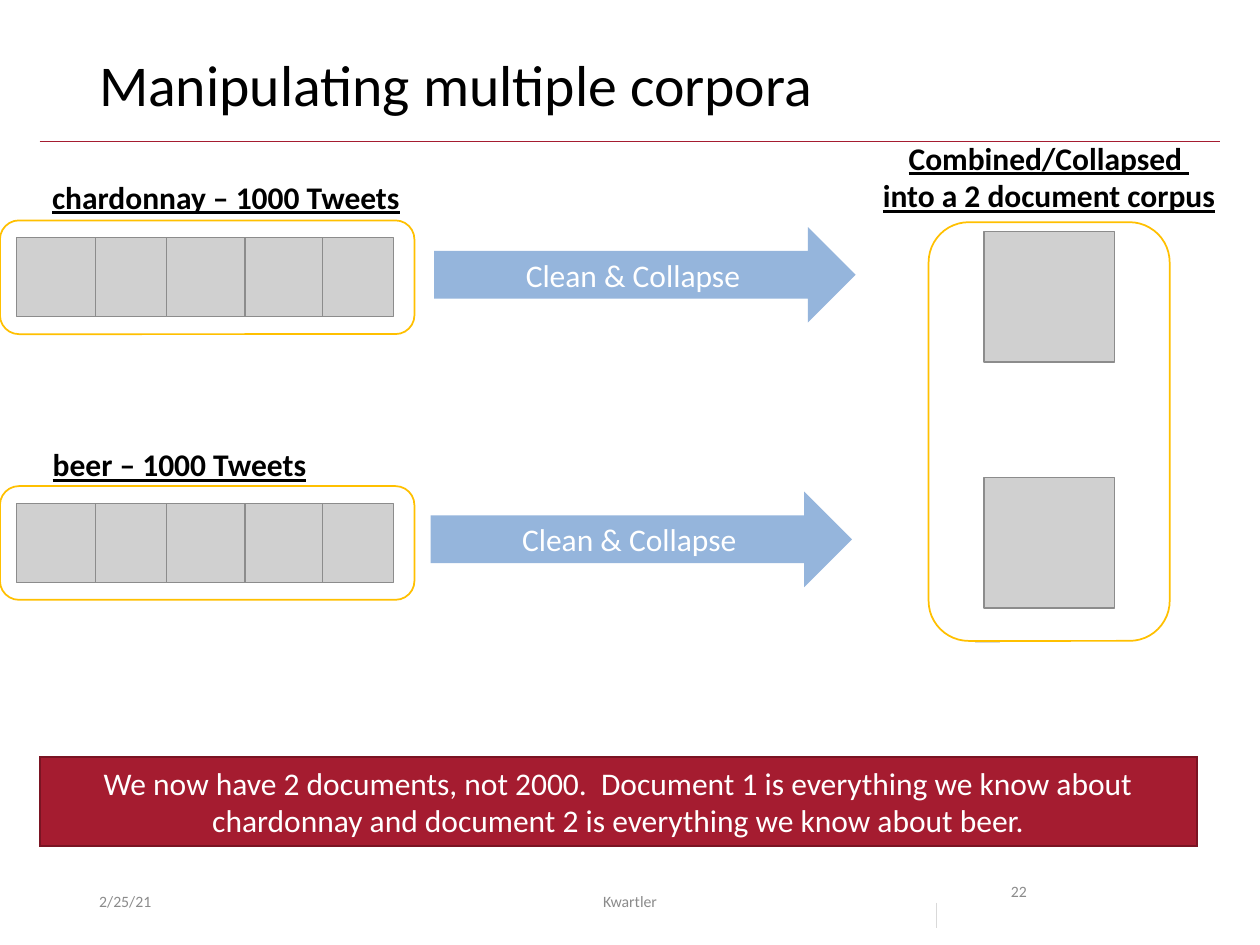
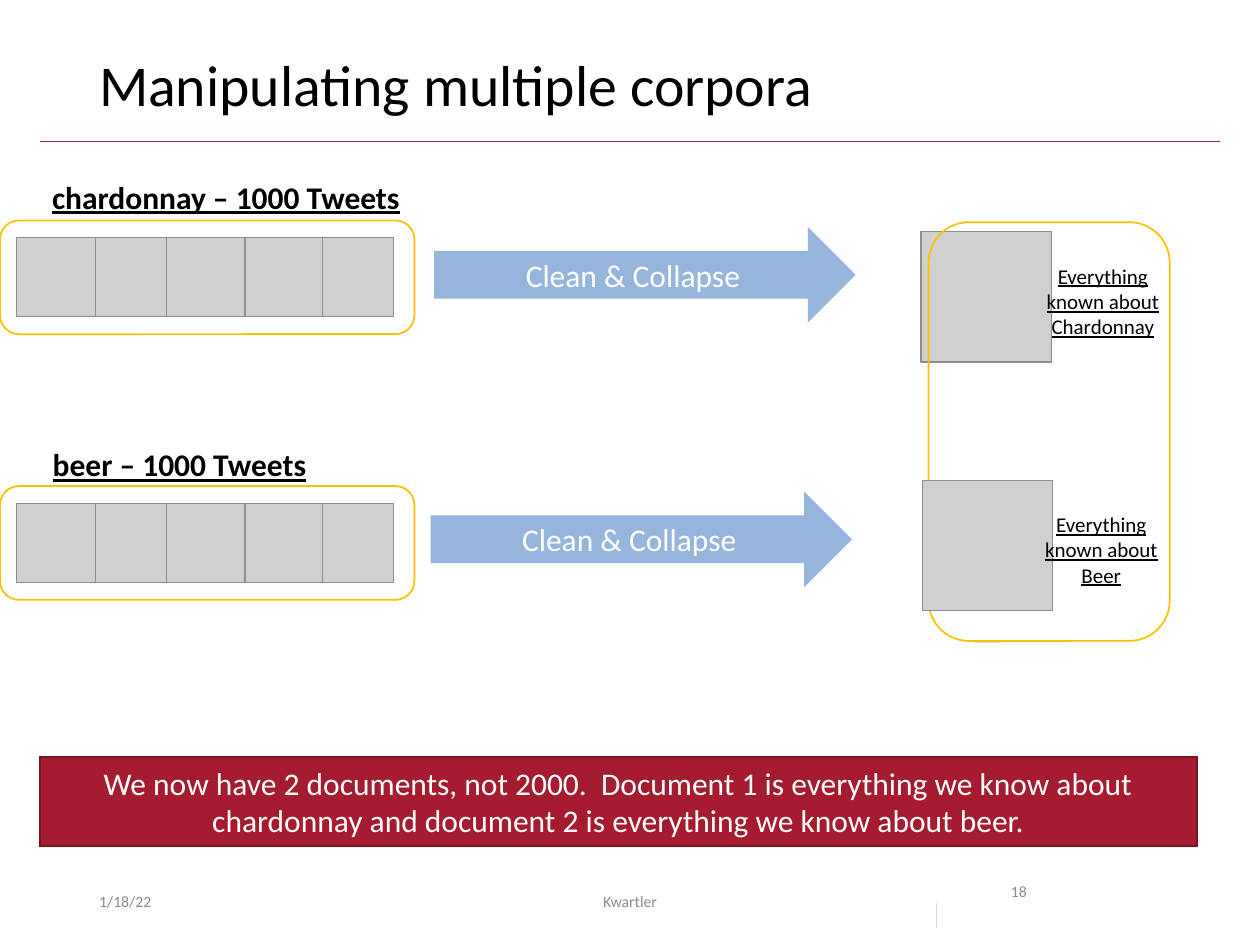
Before and after one commit to kwartler/Hult_NLP_student_intensive, a slide deck: slide 18 of lessons/class2/Class2E_wordclouds.pptx (slide 22 before the commit). Drawn at 1260x945 pixels with LibreOffice and Linux fonts; fonts in the diff are those of the drawing; grey boxes stand for pictures. Boxes give left, top, right and bottom in pixels: in the first picture for what was removed or moved away, otherwise in the second. Text is boxed around its words. In the diff, an @@ line names an element or a change of style, - is before the commit and + after.

```diff
--- a/lessons/class2/Class2E_wordclouds.pptx
+++ b/lessons/class2/Class2E_wordclouds.pptx
@@ text removed at (883, 148, 1214, 213) @@
-Combined/Collapsed
-into a 2 document corpus
@@ picture: place and size @@
-picture at (984, 232, 1114, 362)
+picture at (921, 232, 1051, 362)
@@ text added at (1047, 269, 1159, 338), 12 pt, text #000000, underline @@
+Everything known about Chardonnay
@@ picture: place and size @@
-picture at (984, 478, 1114, 607)
+picture at (922, 480, 1052, 610)
@@ text added at (1045, 517, 1157, 586), 12 pt, text #000000, underline @@
+Everything known about Beer
@@ text at (99, 896, 151, 908): text changed @@
-2/25/21
+1/18/22
@@ page number at (1011, 886, 1027, 897): text changed @@
-22
+18
```
Also in this commit, not shown: 26 other slides changed, 2 slides added, 7 slides removed, 8 other files.
